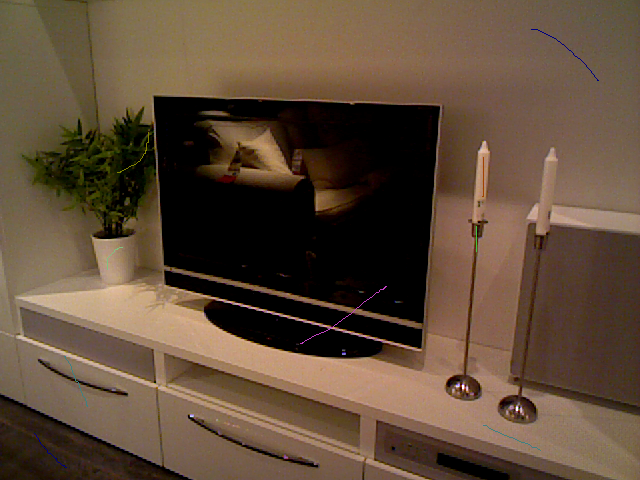
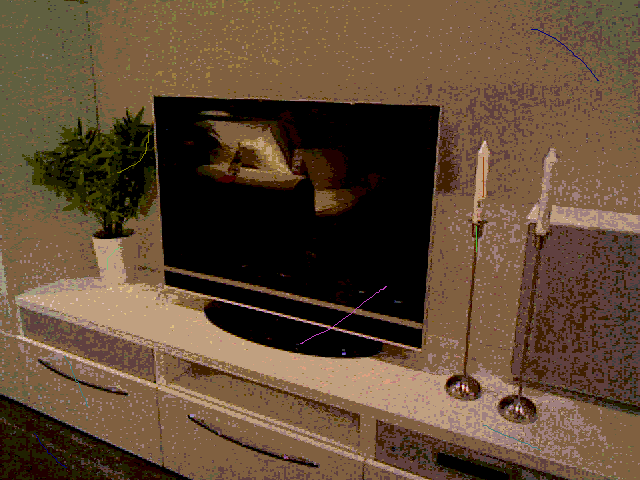
Layer changes from the first 640x480 image to the second:
painted on "66_LivingLow.png" over [0, 0, 640, 480]
